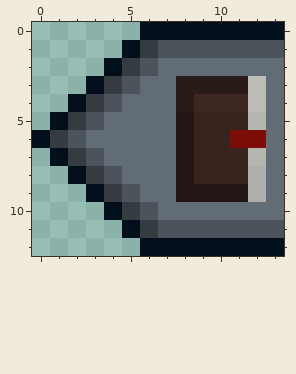
Two states of a pixel-art sprite, Assets/Sprites/UI/PlayerPanel/QuestArrow.png. Above: the version before the commit.
The file is 14x13 pixels. Colours within 5 levels of each other are drawn and written as one.
New version:
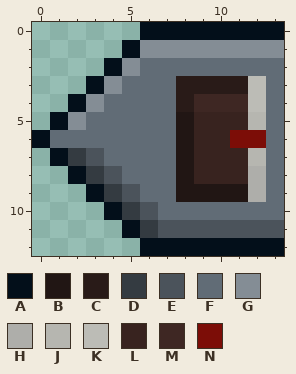
Palette (. is transparent): A #030f1a  B #211614  C #291b18  D #343b41  E #4b535b  F #616c76  G #848d95  H #aeaeaa  J #b6b6b0  K #bcbcb6  L #38231f  M #3e2723  N #7c0d07
Edits made:
{"y":1,"x":6,"old":"DEEEEEEE","new":"GGGGGGGG"}
{"y":2,"x":5,"old":"DE","new":"GF"}
{"y":3,"x":4,"old":"DE","new":"GF"}
{"y":4,"x":3,"old":"DE","new":"GF"}
{"y":5,"x":2,"old":"DE","new":"GF"}
{"y":6,"x":1,"old":"DE","new":"FF"}
{"label":"changed","picture_box":[50,40,284,148]}
